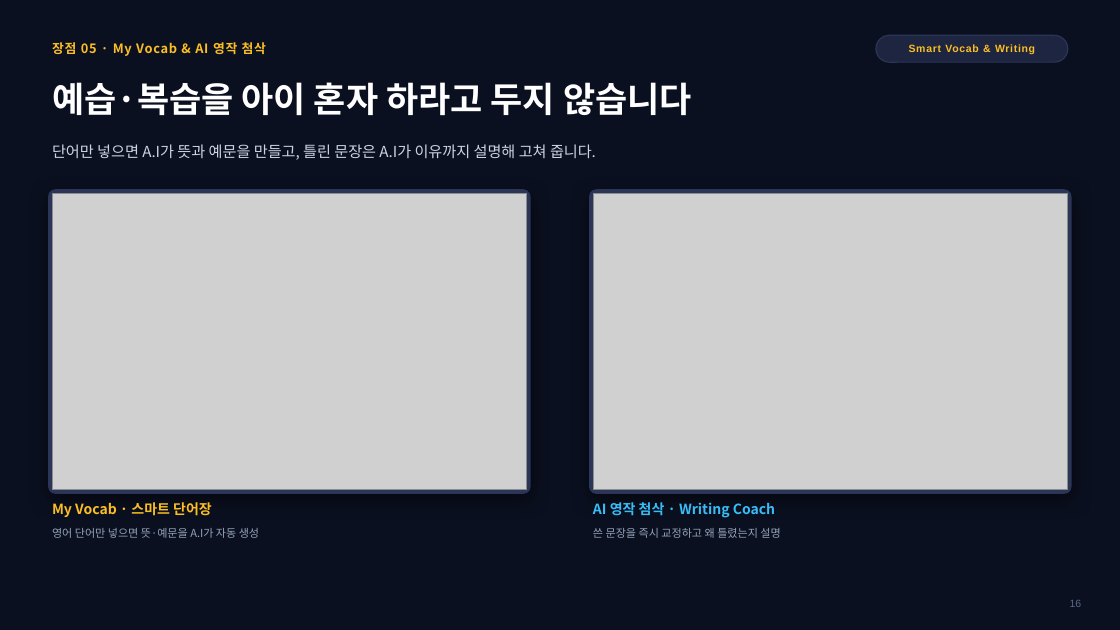
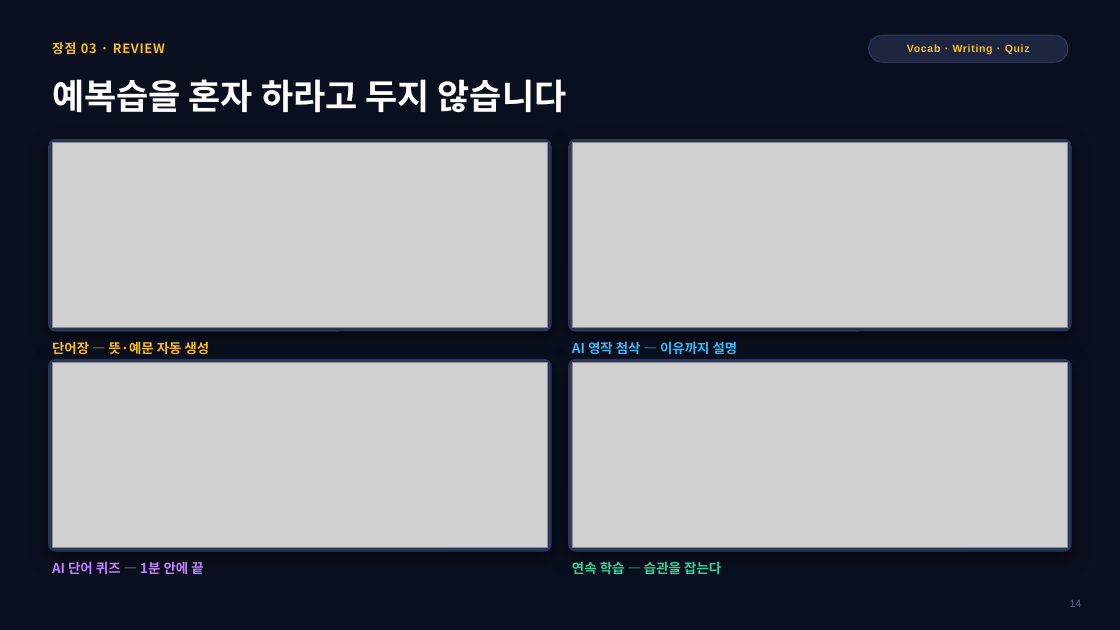
Before and after one commit to navy111p-sudo/mangoiweb, a slide deck: slide 14 of docs/MANGO_AI_안내_통합본_2026-08-17.pptx (slide 16 before the commit). Drawn at 1120x630 pixels with LibreOffice and Linux fonts; fonts in the diff are those of the drawing; grey boxes stand for pictures; background and template pictures are left out. Boxes give left, top, right and bottom in pixels: in the first picture for what was removed or moved away, otherwise in the second. Text is boxed around its words. In the diff, an @@ line names an element or a change of style, - is before the commit and + after.

```diff
--- a/docs/MANGO_AI_안내_통합본_2026-08-17.pptx
+++ b/docs/MANGO_AI_안내_통합본_2026-08-17.pptx
@@ text at (52,42,165,54): text changed @@
-장점 05 · My Vocab & AI 영작 첨삭
+장점 03 · REVIEW
@@ rounded rectangle: place and size @@
-rounded rectangle at (876,35,1069,62)
+rounded rectangle at (869,35,1068,62)
@@ text at (907,44,1030,54): text changed @@
-Smart Vocab & Writing
+Vocab · Writing · Quiz
@@ text at (52,79,567,112): text changed @@
-예습·복습을 아이 혼자 하라고 두지 않습니다
+예복습을 혼자 하라고 두지 않습니다
@@ rounded rectangle: place and size @@
-rounded rectangle at (49,190,530,493)
+rounded rectangle at (49,139,551,331)
@@ rounded rectangle at (49,139,551,331): proportions changed @@
@@ picture: place and size @@
-picture at (52,193,527,490)
+picture at (52,143,548,328)
@@ text removed at (52,144,596,160) @@
-단어만 넣으면 A.I가 뜻과 예문을 만들고, 틀린 문장은 A.I가 이유까지 설명해 고쳐 줍니다.
@@ rounded rectangle at (569,139,1071,331): proportions changed @@
@@ rounded rectangle: place and size @@
-rounded rectangle at (590,190,1071,493)
+rounded rectangle at (569,139,1071,331)
@@ picture: place and size @@
-picture at (593,193,1068,490)
+picture at (572,143,1068,328)
@@ text at (52,341,210,355): text changed; size 9.5 to 11.5 pt; text colour #94A3B8 to #FBBF24; bold on @@
-영어 단어만 넣으면 뜻·예문을 A.I가 자동 생성
+단어장 — 뜻·예문 자동 생성
@@ text added at (572,341,738,354), 11.5 pt, text #38BDF8, bold @@
+AI 영작 첨삭 — 이유까지 설명
@@ rounded rectangle added at (49,360,551,551), fill #2A3557, outline #2A3557 1 pt @@
@@ picture added at (52,363,548,548) @@
@@ rounded rectangle added at (569,360,1071,551), fill #2A3557, outline #2A3557 1 pt @@
@@ picture added at (572,363,1068,548) @@
@@ text removed at (52,502,212,517) @@
-My Vocab · 스마트 단어장
@@ text removed at (593,502,775,518) @@
-AI 영작 첨삭 · Writing Coach
@@ text removed at (593,528,780,538) @@
-쓴 문장을 즉시 교정하고 왜 틀렸는지 설명
@@ text added at (52,561,203,575), 11.5 pt, text #C084FC, bold @@
+AI 단어 퀴즈 — 1분 안에 끝
@@ text added at (572,561,721,574), 11.5 pt, text #34D399, bold @@
+연속 학습 — 습관을 잡는다
```
Also in this commit, not shown: 20 other slides changed, 7 slides added, 15 slides removed.
